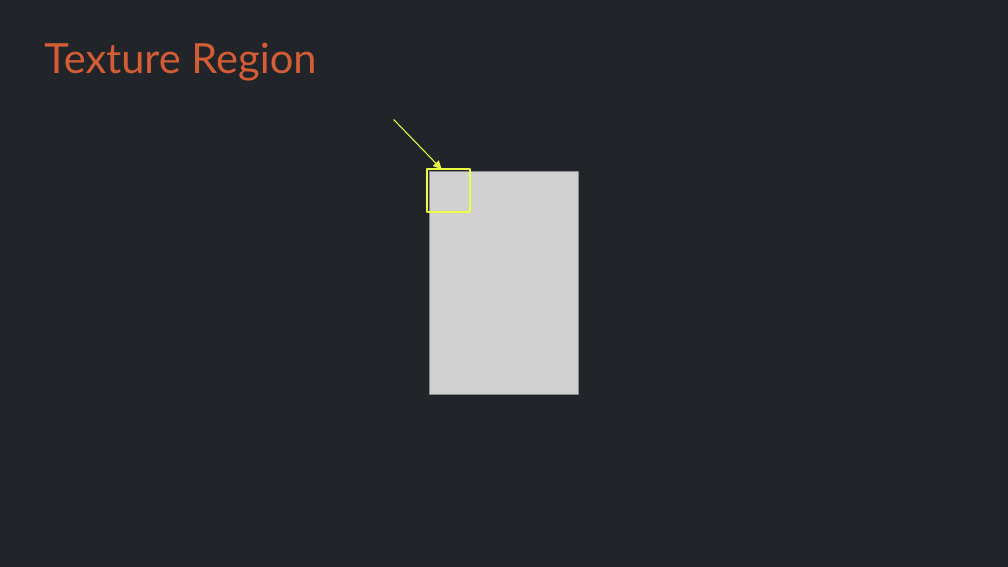
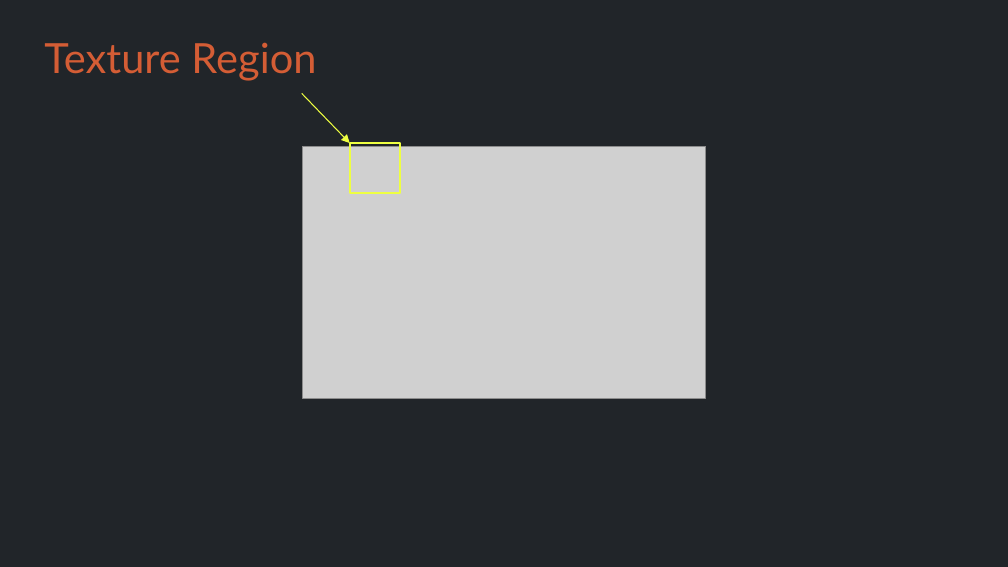
Before and after one commit to Metamate/gar, a slide deck: slide 10 of slides/03 Snake.pptx. Drawn at 1008x567 pixels with LibreOffice and Linux fonts; fonts in the diff are those of the drawing; grey boxes stand for pictures. Boxes give left, top, right and bottom in pixels: in the first picture for what was removed or moved away, otherwise in the second. Text is boxed around its words. In the diff, an @@ line names an element or a change of style, - is before the commit and + after.

```diff
--- a/slides/03 Snake.pptx
+++ b/slides/03 Snake.pptx
@@ arrow moved from (394, 120) - (442, 169) to (301, 94) - (350, 143) @@
@@ picture: place and size @@
-picture at (429,172,579,395)
+picture at (302,146,706,398)
@@ rectangle: place and size @@
-rectangle at (426,169,469,212)
+rectangle at (350,143,400,194)
```
Also in this commit, not shown: 9 other slides changed, 3 other files.
